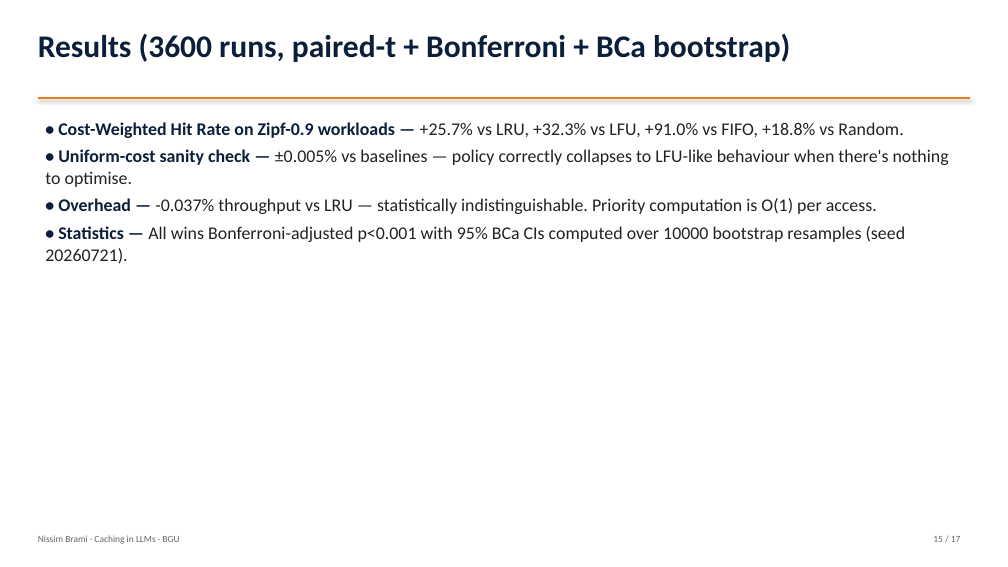
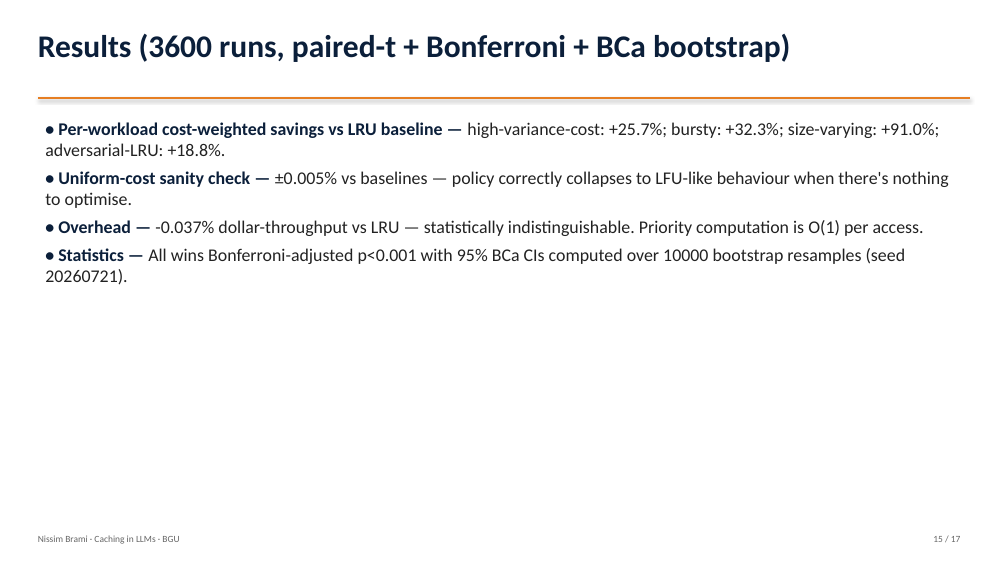
Before and after one commit to nissimbrami/caching-course-project, a slide deck: slide 15 of docs/PROJECT_OVERVIEW.pptx. Drawn at 1008x567 pixels with LibreOffice and Linux fonts; fonts in the diff are those of the drawing. Boxes give left, top, right and bottom in pixels: in the first picture for what was removed or moved away, otherwise in the second. Text is boxed around its words. In the diff, an @@ line names an element or a change of style, - is before the commit and + after.

```diff
--- a/docs/PROJECT_OVERVIEW.pptx
+++ b/docs/PROJECT_OVERVIEW.pptx
@@ text at box(45, 122, 939, 156): text changed @@
-• Cost-Weighted Hit Rate on Zipf-0.9 workloads — +25.7% vs LRU, +32.3% vs LFU, +91.0% vs FIFO, +18.8% vs Random.
+• Per-workload cost-weighted savings vs LRU baseline — high-variance-cost: +25.7%; bursty: +32.3%; size-varying: +91.0%; adversarial-LRU: +18.8%.
@@ text at box(58, 220, 924, 236): text changed @@
-• Overhead — -0.037% throughput vs LRU — statistically indistinguishable. Priority computation is O(1) per access.
+• Overhead — -0.037% dollar-throughput vs LRU — statistically indistinguishable. Priority computation is O(1) per access.
```
Also in this commit, not shown: 1 other slide changed, 6 other files.
